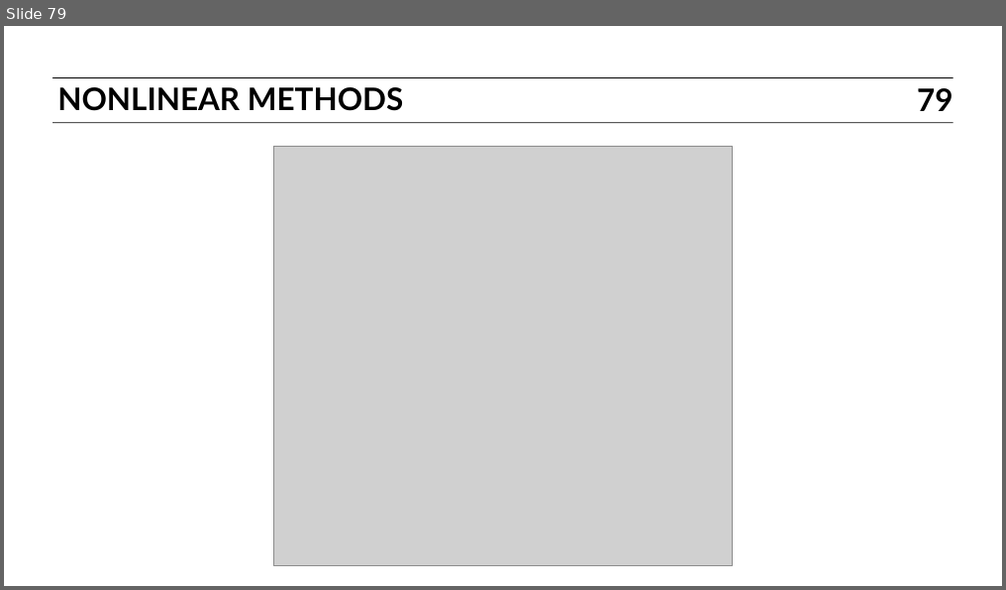
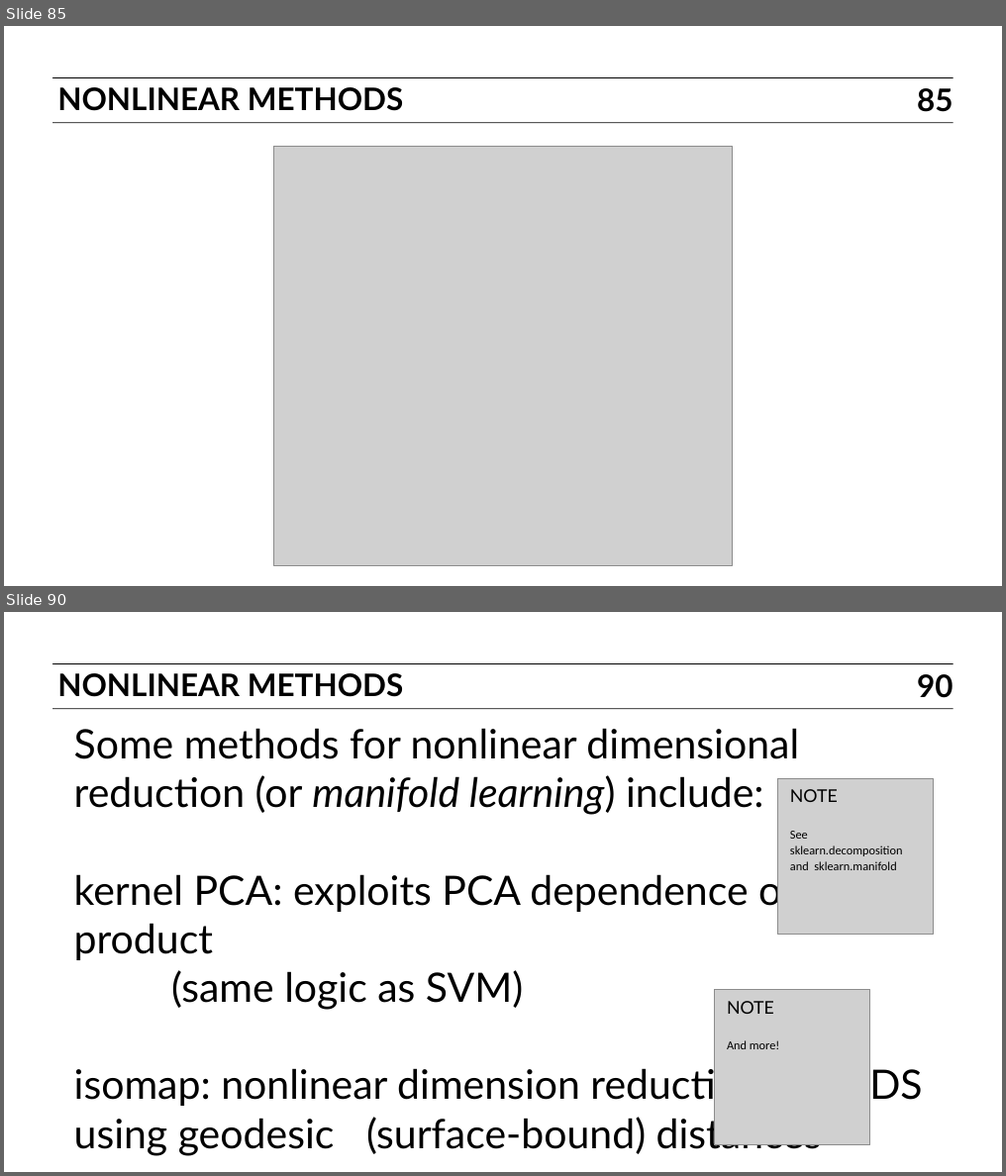
Before and after one commit to ajschumacher/gadsdc, a slide deck: 17-dim_reduc/slides.pptx. Shown one above the other, each under a label of ours: slide 79 before the commit, slides 85 and 90 after it; the slides between them are not shown. The pictures are 1006x590 and 1006x1176 pixels, drawn with LibreOffice and Linux fonts; fonts in the diff are those of the drawing; grey boxes stand for pictures. Boxes give left, top, right and bottom in pixels: in the first picture for what was removed or moved away, otherwise in the second. Text is boxed around its words. In the diff, an @@ line names an element or a change of style, - is before the commit and + after.

```diff
--- a/17-dim_reduc/slides.pptx
+++ b/17-dim_reduc/slides.pptx
@@ slide 90 added at (4, 612, 1002, 1172), background #FFFFFF; not listed: 2 template elements that a slide beside it also shows @@
@@ text added at (57, 673, 404, 697), 23 pt, text #000000, bold @@
+NONLINEAR METHODS
@@ page number added at (917, 674, 952, 698), 23 pt, text #000000, bold @@
+90
@@ text added at (74, 728, 922, 1156), 30 pt, text #000000 @@
+Some methods for nonlinear dimensional reduction (or manifold learning) include:
+kernel PCA: exploits PCA dependence on inner product
+(same logic as SVM)
+isomap: nonlinear dimension reduction via MDS using geodesic (surface-bound) distances
@@ picture added at (778, 778, 934, 935) @@
@@ text added at (790, 789, 838, 802), 13 pt, text #000000 @@
+NOTE
@@ text added at (790, 831, 903, 870), 9 pt, text #000000 @@
+See sklearn.decomposition and sklearn.manifold
@@ picture added at (715, 990, 870, 1146) @@
@@ text added at (727, 1001, 774, 1014), 13 pt, text #000000 @@
+NOTE
@@ text added at (727, 1041, 780, 1050), 9 pt, text #000000 @@
+And more!
@@ what was slide 79 is now slide 85 @@
@@ page number at (917, 88, 952, 112): text changed @@
-79
+85
```
Also in this commit, not shown: 11 slides changed, 9 other slides added, 1 other file.
